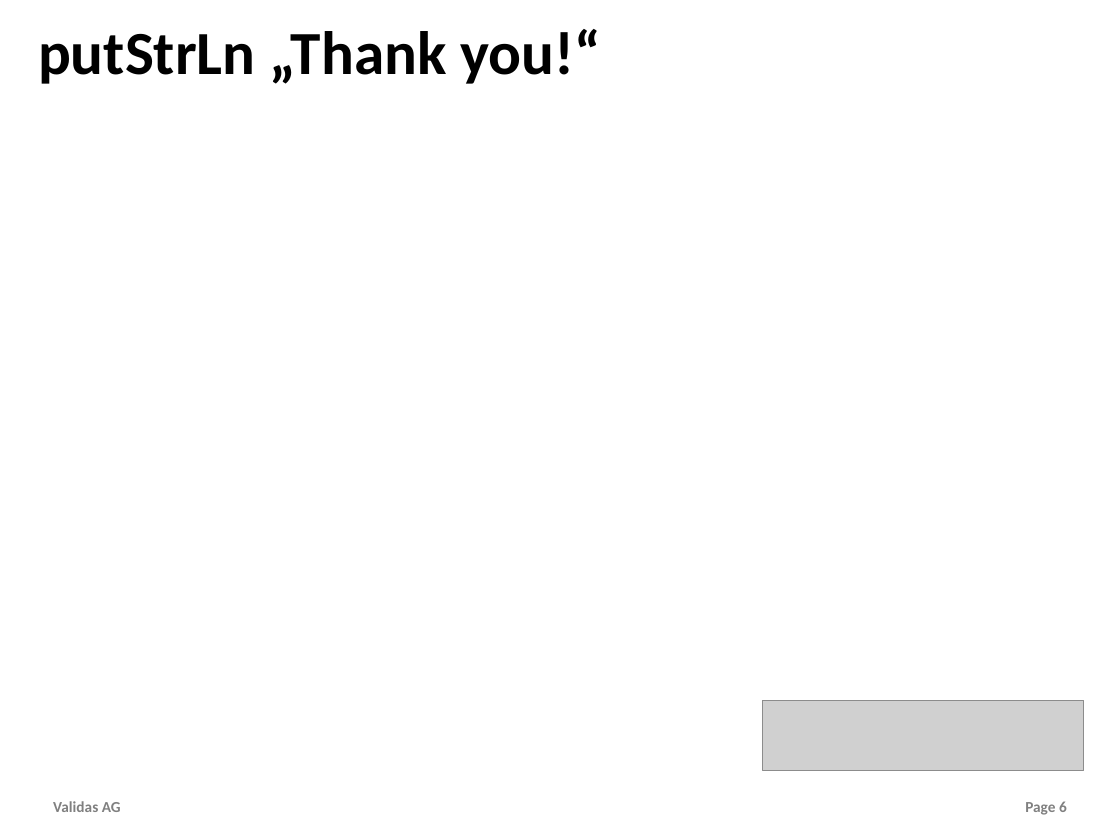
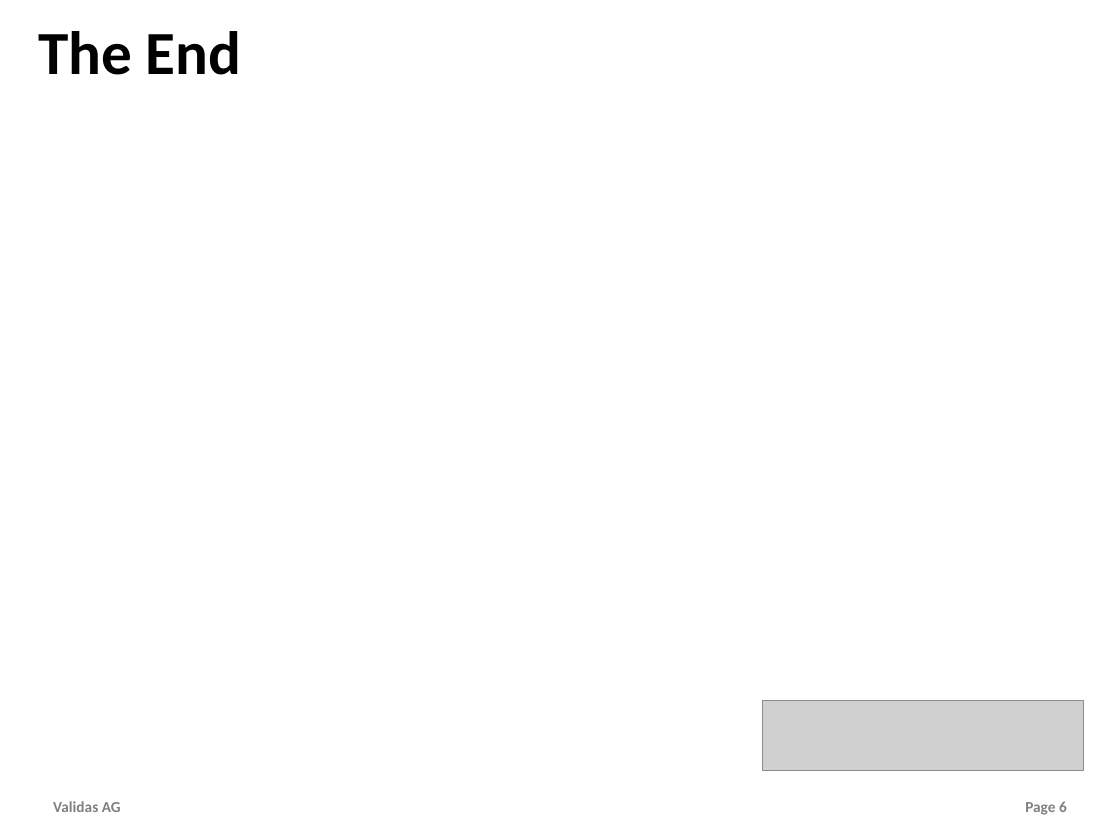
Before and after one commit to theoremprover/tvg, a slide deck: slide 6 of Vortraege/TestVectorGenerator.pptx. Drawn at 1120x840 pixels with LibreOffice and Linux fonts; fonts in the diff are those of the drawing; grey boxes stand for pictures; background and template pictures are left out. Boxes give left, top, right and bottom in pixels: in the first picture for what was removed or moved away, otherwise in the second. Text is boxed around its words. In the diff, an @@ line names an element or a change of style, - is before the commit and + after.

```diff
--- a/Vortraege/TestVectorGenerator.pptx
+++ b/Vortraege/TestVectorGenerator.pptx
@@ title at (38,31,242,75): text changed @@
-putStrLn „Thank you!“
+The End
```
Also in this commit, not shown: 2 other slides changed, 2 slides added, 2 slides removed, 1 other file.
